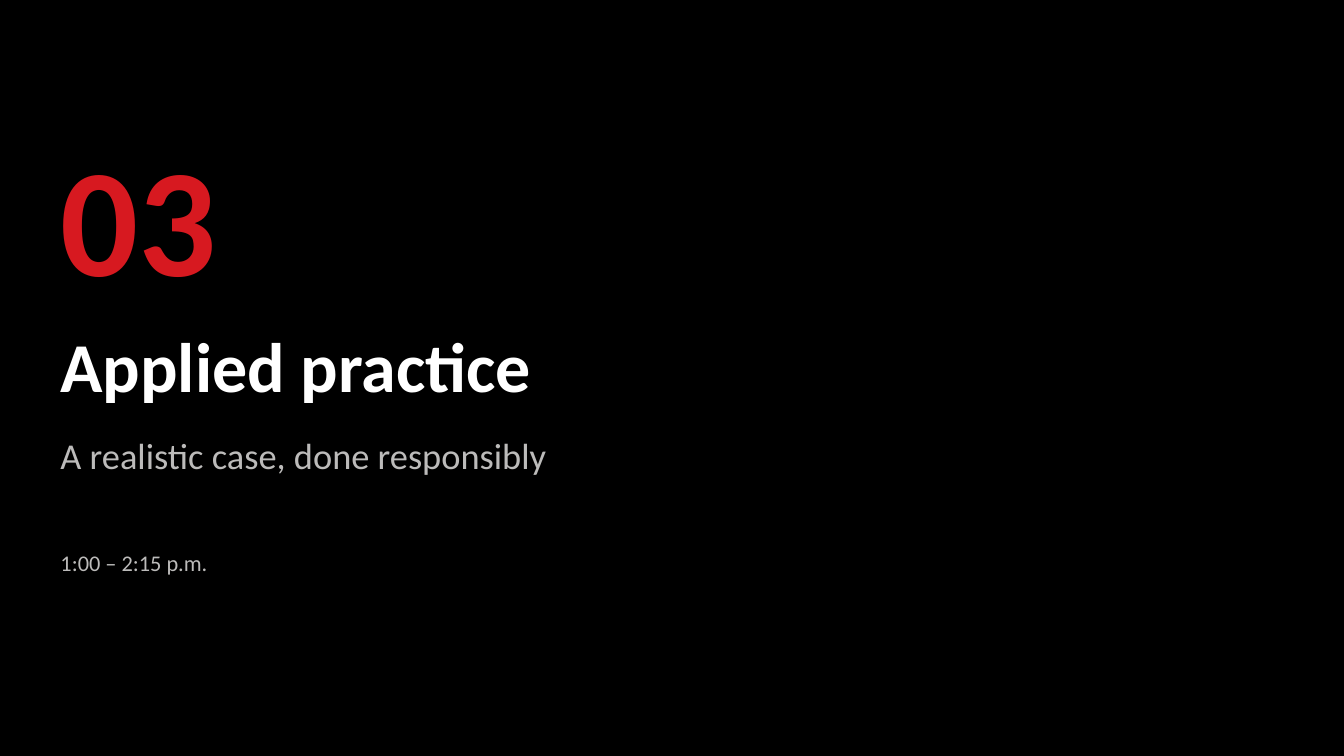
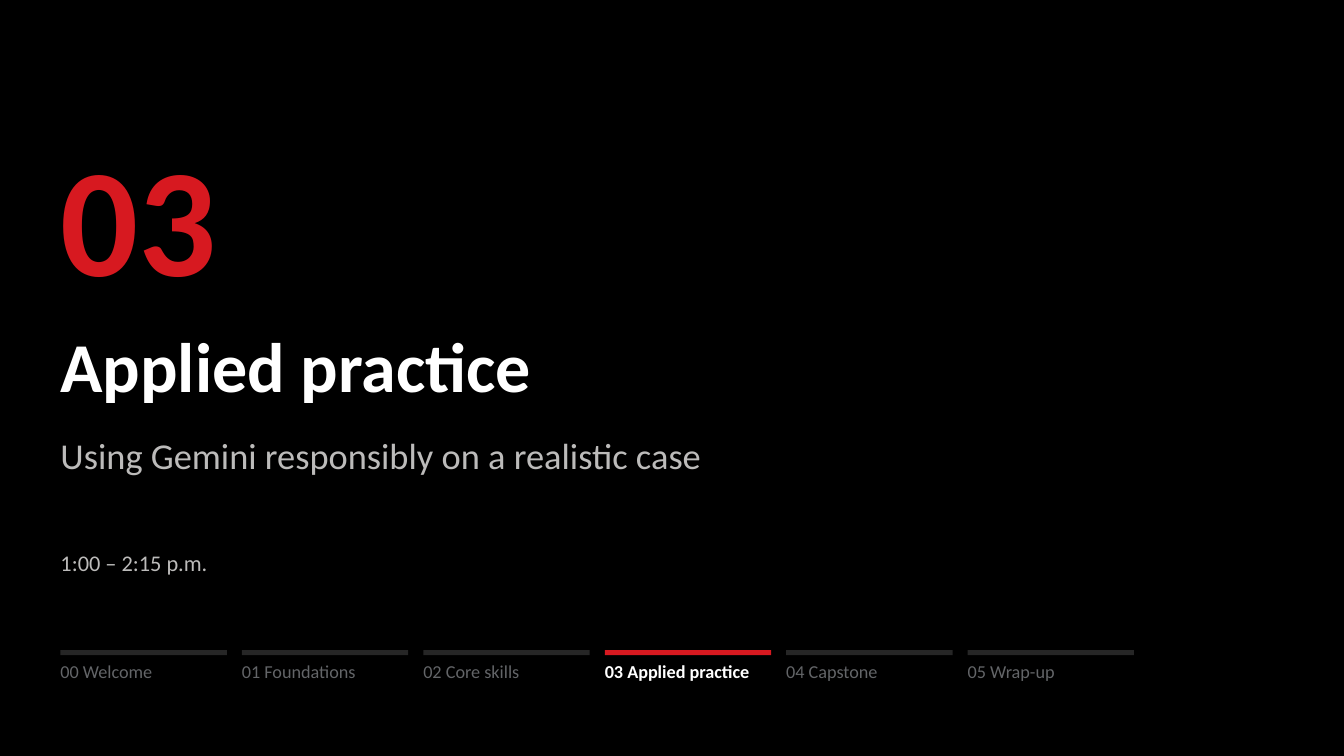
Before and after one commit to DataHurdler/pb-group-D, a slide deck: slide 25 of materials/slides/prompt-engineering-essentials.pptx (slide 34 before the commit). Drawn at 1344x756 pixels with LibreOffice and Linux fonts; fonts in the diff are those of the drawing; background and template pictures are left out. Boxes give left, top, right and bottom in pixels: in the first picture for what was removed or moved away, otherwise in the second. Text is boxed around its words. In the diff, an @@ line names an element or a change of style, - is before the commit and + after.

```diff
--- a/materials/slides/prompt-engineering-essentials.pptx
+++ b/materials/slides/prompt-engineering-essentials.pptx
@@ text at (x1=60, y1=443, x2=701, y2=476): text changed @@
-A realistic case, done responsibly
+Using Gemini responsibly on a realistic case
@@ rectangle added at (x1=60, y1=650, x2=227, y2=655), fill #262626 @@
@@ rectangle added at (x1=242, y1=650, x2=408, y2=655), fill #262626 @@
@@ rectangle added at (x1=423, y1=650, x2=590, y2=655), fill #262626 @@
@@ rectangle added at (x1=605, y1=650, x2=771, y2=655), fill #D71920 @@
@@ rectangle added at (x1=786, y1=650, x2=953, y2=655), fill #262626 @@
@@ rectangle added at (x1=968, y1=650, x2=1134, y2=655), fill #262626 @@
@@ text added at (x1=60, y1=665, x2=152, y2=678), 13 pt, text #636568 @@
+00 Welcome
@@ text added at (x1=242, y1=665, x2=355, y2=678), 13 pt, text #636568 @@
+01 Foundations
@@ text added at (x1=423, y1=665, x2=519, y2=678), 13 pt, text #636568 @@
+02 Core skills
@@ text added at (x1=605, y1=665, x2=750, y2=681), 13 pt, text #FFFFFF, bold @@
+03 Applied practice
@@ text added at (x1=786, y1=666, x2=878, y2=681), 13 pt, text #636568 @@
+04 Capstone
@@ text added at (x1=968, y1=666, x2=1054, y2=681), 13 pt, text #636568 @@
+05 Wrap-up
```
Also in this commit, not shown: 32 other slides changed, 2 slides added, 11 slides removed, 21 other files.
